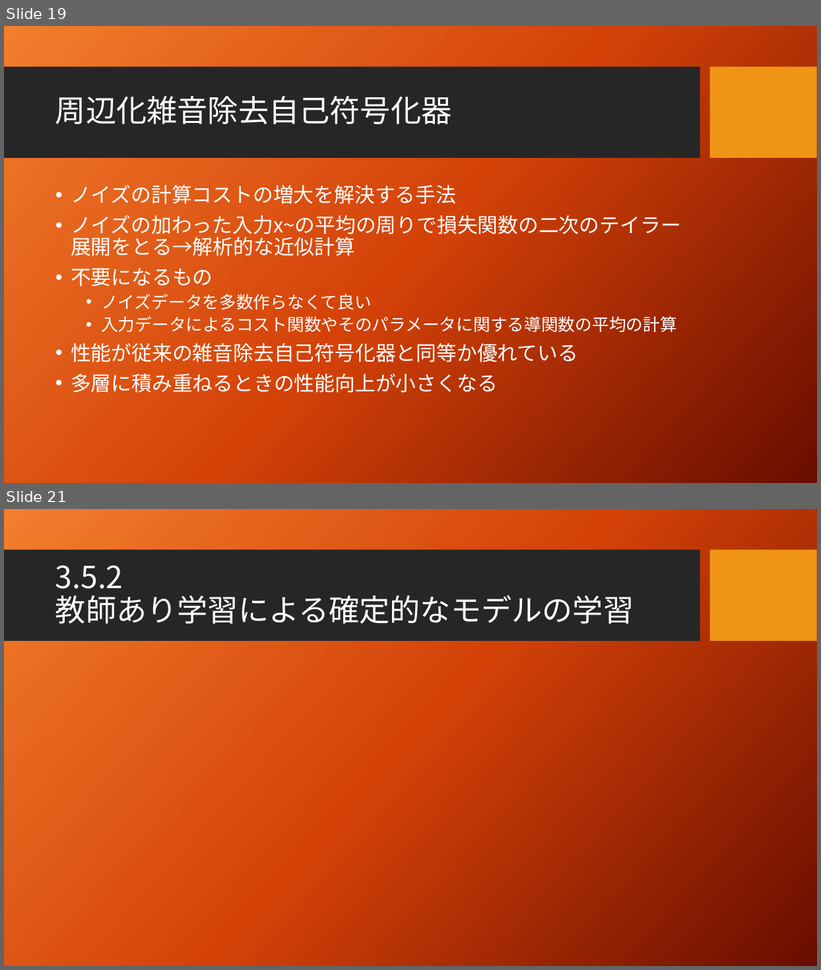
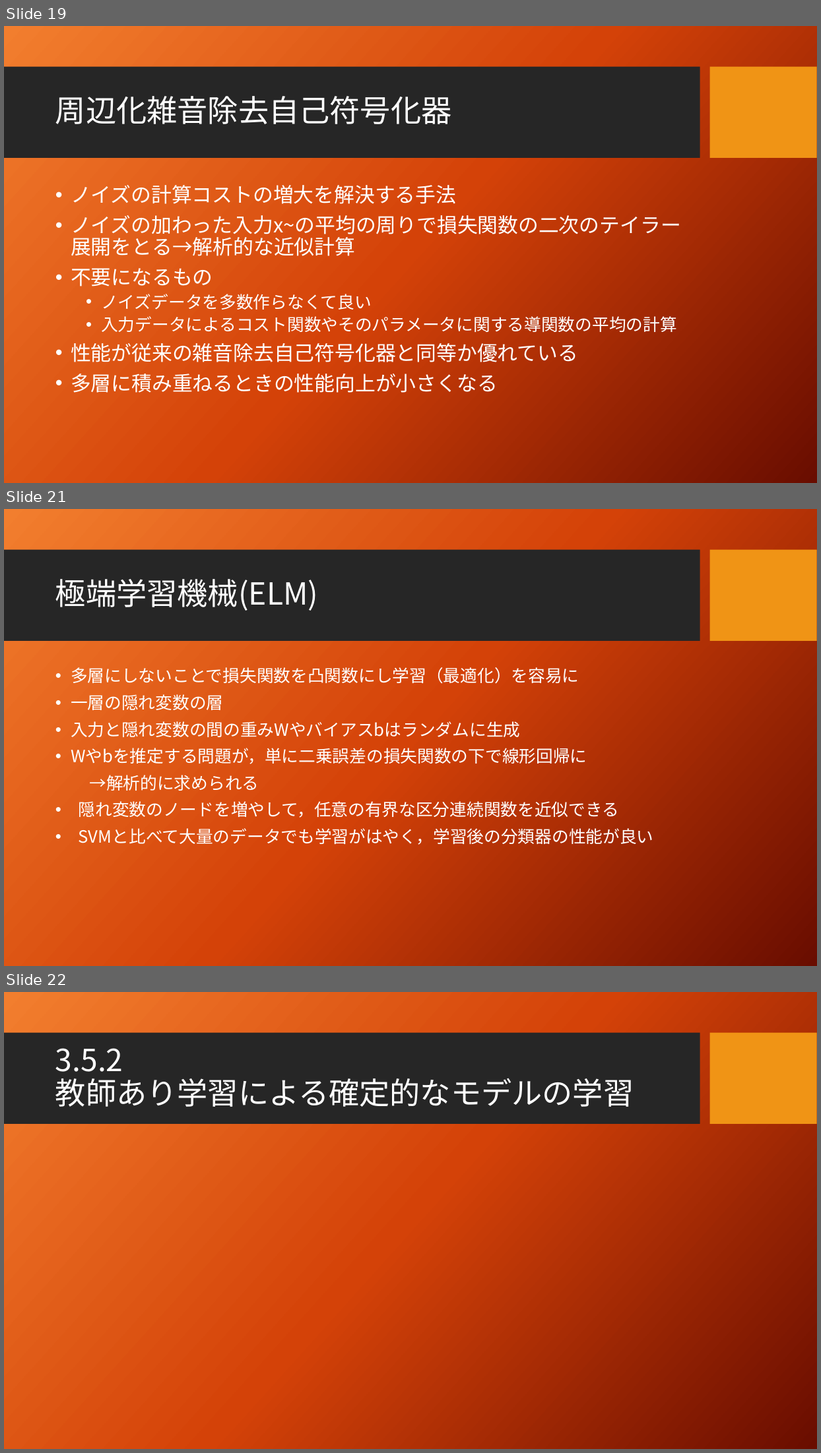
Before and after one commit to seigenji/deep_learning, a slide deck: deep_learning3.4.pptx. Shown one above the other, each under a label of ours: slides 19 and 21 before the commit, slides 19, 21 and 22 after it; the slides between them are not shown. The pictures are 821x970 and 821x1453 pixels, drawn with LibreOffice and Linux fonts; fonts in the diff are those of the drawing; background and template pictures are left out. Boxes give left, top, right and bottom in pixels: in the first picture for what was removed or moved away, otherwise in the second. Text is boxed around its words. In the diff, an @@ line names an element or a change of style, - is before the commit and + after.

```diff
--- a/deep_learning3.4.pptx
+++ b/deep_learning3.4.pptx
@@ slide 21 added at bbox=[4, 509, 817, 966], background picture (left out); not listed: 2 template elements that a slide beside it also shows @@
@@ title added at bbox=[55, 579, 318, 611], 36 pt, text #FFFFFF @@
+極端学習機械(ELM)
@@ text added at bbox=[71, 667, 654, 848], 20 pt, text #FFFFFF @@
+  • 多層にしないことで損失関数を凸関数にし学習（最適化）を容易に
+  • 一層の隠れ変数の層
+  • 入力と隠れ変数の間の重みWやバイアスbはランダムに生成
+  • Wやbを推定する問題が，単に二乗誤差の損失関数の下で線形回帰に
+  →解析的に求められる
+  • 隠れ変数のノードを増やして，任意の有界な区分連続関数を近似できる
+  • SVMと比べて大量のデータでも学習がはやく，学習後の分類器の性能が良い
@@ what was slide 21 is now slide 22 @@
```
Also in this commit, not shown: 1 slide changed.
